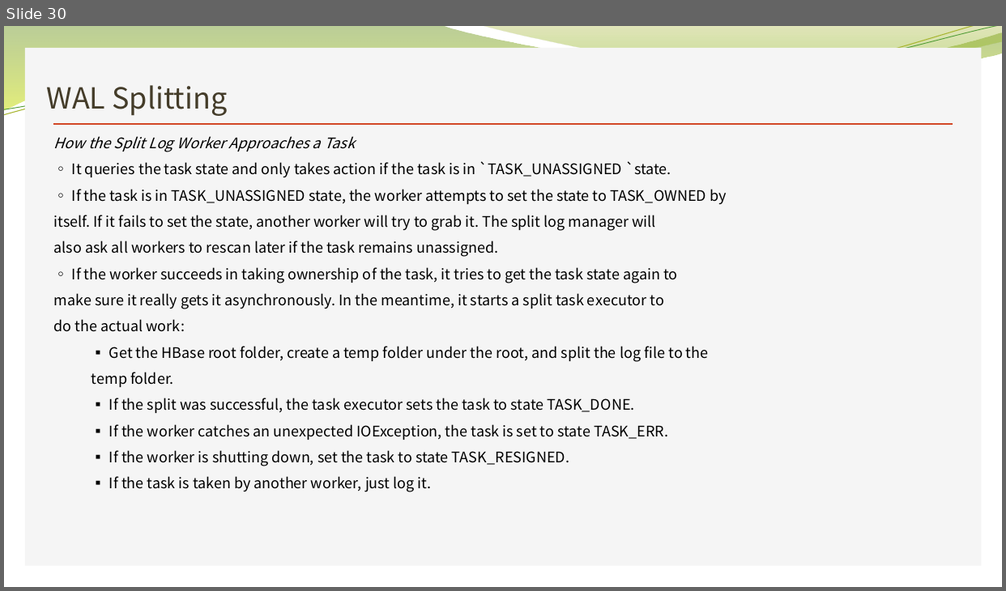
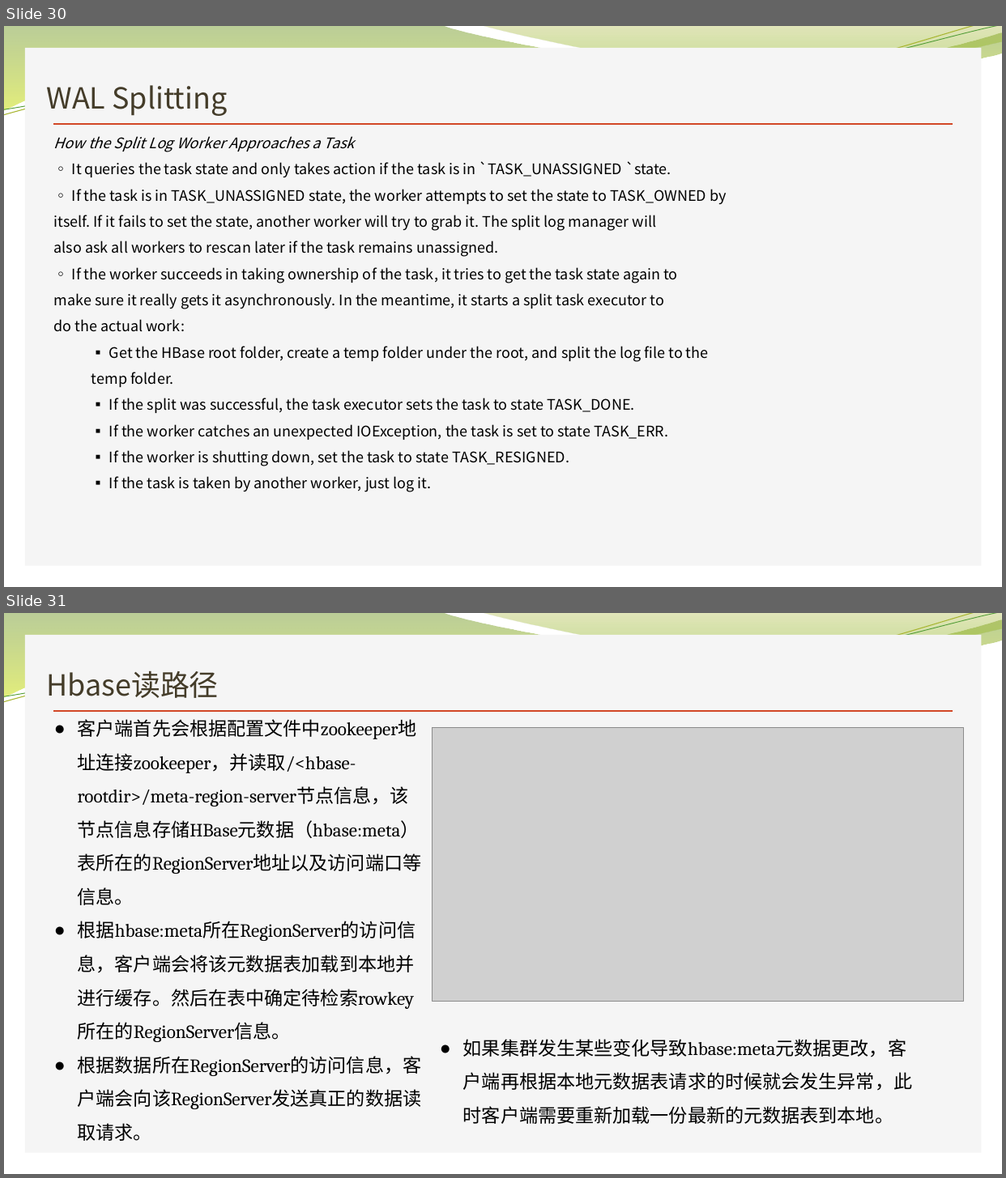
Before and after one commit to Zhangwusheng/Zhangwusheng.github.io, a slide deck: _posts/HBASE基本原理介绍副本2.pptx. Shown one above the other, each under a label of ours: slide 30 before the commit, slides 30 and 31 after it. The pictures are 1006x591 and 1006x1178 pixels, drawn with LibreOffice and Linux fonts; fonts in the diff are those of the drawing; grey boxes stand for pictures; background and template pictures are left out. Boxes give left, top, right and bottom in pixels: in the first picture for what was removed or moved away, otherwise in the second. Text is boxed around its words. In the diff, an @@ line names an element or a change of style, - is before the commit and + after.

```diff
--- a/_posts/HBASE基本原理介绍副本2.pptx
+++ b/_posts/HBASE基本原理介绍副本2.pptx
@@ slide 31 added at [4,613,1002,1174], background picture (left out); not listed: 6 template elements that a slide beside it also shows @@
@@ title added at [47,671,219,698], 28 pt, text #443C29 @@
+Hbase读路径
@@ text added at [78,719,422,1141], 18 pt, text #000000 @@
+● 客户端首先会根据配置文件中zookeeper地址连接zookeeper，并读取/<hbase-rootdir>/meta-region-server节点信息，该节点信息存储HBase元数据（hbase:meta）表所在的RegionServer地址以及访问端口等信息。
+● 根据hbase:meta所在RegionServer的访问信息，客户端会将该元数据表加载到本地并进行缓存。然后在表中确定待检索rowkey所在的RegionServer信息。
+● 根据数据所在RegionServer的访问信息，客户端会向该RegionServer发送真正的数据读取请求。
@@ picture added at [432,727,963,1003] @@
@@ text added at [463,1039,912,1124], 18 pt, text #000000 @@
+● 如果集群发生某些变化导致hbase:meta元数据更改，客户端再根据本地元数据表请求的时候就会发生异常，此时客户端需要重新加载一份最新的元数据表到本地。
```
Also in this commit, not shown: 6 slides changed, 5 other slides added, 2 slides removed, 1 other file.
